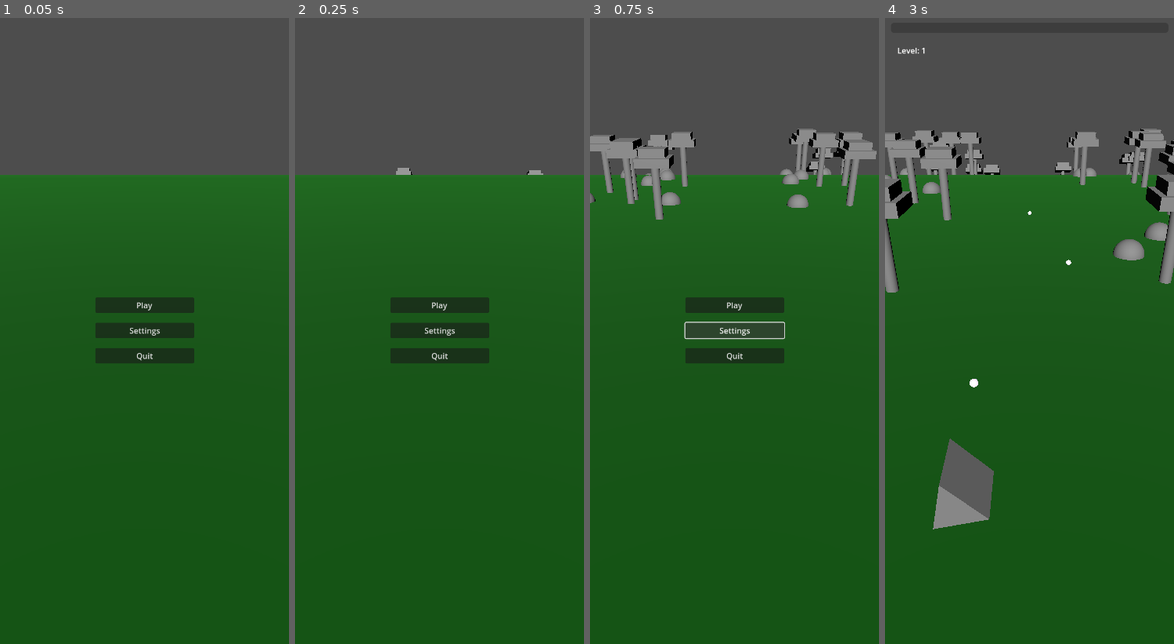
Above: before the commit, frames 1-4 (left to right).
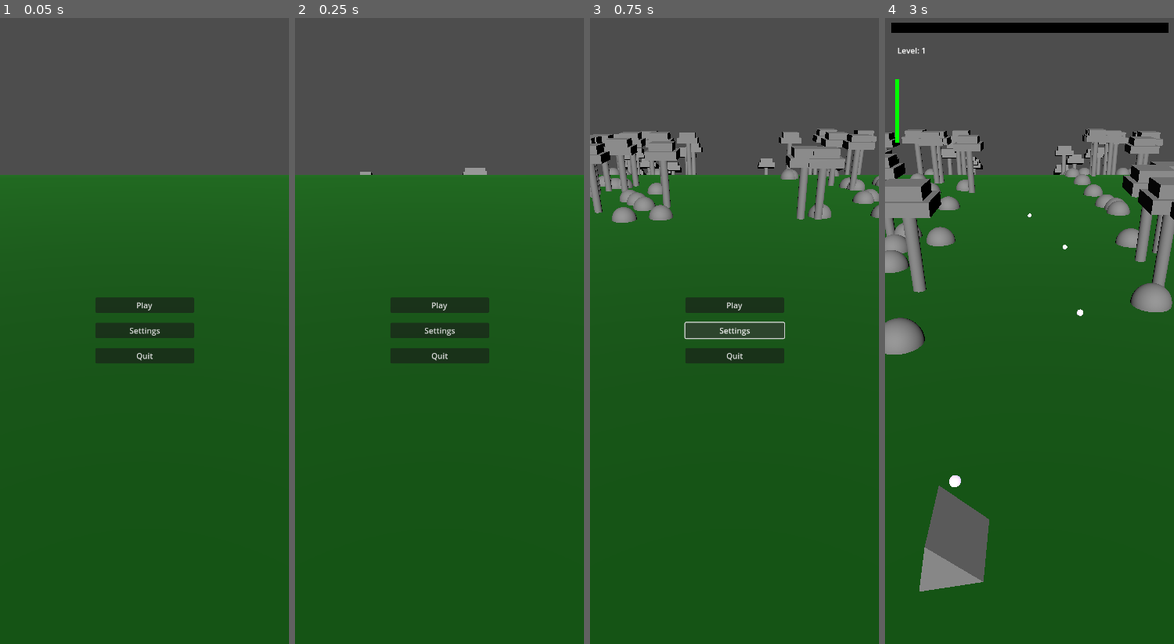
Above: after the commit, the same moments.

Repository: danbolleboom/GodotMobileGame
Game: Godot game, scene res://Scenes/world.tscn
The game is run twice, just before and just after one commit, with the same random seed, the same clock (stepped at 60 frames per second) and the same inputs.
Inputs (mouse positions are in pixels of both pictures, inside the frame that each line leads up to):
- Up to frame 1 (0.05 s): no input
- Up to frame 2 (0.25 s): no input
- Up to frame 3 (0.75 s): click "Settings" at 0.5 s
- Up to frame 4 (3 s): click "Play" at 1.25 s; move the mouse to (1093, 299) at 2.02 s; move the mouse to (971, 362) at 2.77 s

Frame 1 is identical in both runs. In frame 2, 0.2% of the frame differs, in the area x 22-86%, y 23-26%; in frame 3, 5.2%; in frame 4, 16%, in the area x 0-100%, y 0-92%.

Commit message:
Health bar, more enemies

Diff:
--- a/Scenes/enemy.tscn
+++ b/Scenes/Enemies/enemy_base.tscn
@@ -8,6 +8,8 @@
 [sub_resource type="PrismMesh" id="PrismMesh_1f0kj"]
 
 [node name="Enemy" instance=ExtResource("1_hghv2")]
+collision_layer = 4
+collision_mask = 3
 yOffset = 1.0
 
 [node name="MeshInstance3D" parent="." index="0"]
@@ -16,7 +18,7 @@
 
 [node name="EnemyData" type="Node" parent="." index="2"]
 script = ExtResource("2_1f0kj")
-maxHealth = 10.0
+maxHealth = 15.0
 deathParticles = ExtResource("4_287tu")
 contactDamage = 25.0
 
--- /dev/null
+++ b/Scenes/Enemies/enemy_big.tscn
@@ -0,0 +1,11 @@
+[gd_scene load_steps=2 format=3 uid="uid://b4mdaobiaclu1"]
+
+[ext_resource type="PackedScene" uid="uid://b6nr0kxkm8l3k" path="res://Scenes/Enemies/enemy_base.tscn" id="1_vpaip"]
+
+[node name="EnemyBig" instance=ExtResource("1_vpaip")]
+transform = Transform3D(1, 0, 0, 0, 1, 0, 0, 0, 1, 0, 0, 0)
+extraSpeed = -5.0
+
+[node name="EnemyData" parent="." index="2"]
+maxHealth = 30.0
+worth = 2
--- a/Scenes/UI/game_ui.tscn
+++ /dev/null
@@ -1,21 +0,0 @@
-[gd_scene load_steps=2 format=3 uid="uid://xx58mptroggy"]
-
-[ext_resource type="Script" uid="uid://bce6bd5bd3xmj" path="res://Scripts/UI/game_ui.gd" id="1_3fiko"]
-
-[node name="GameUI" type="Control"]
-layout_mode = 3
-anchors_preset = 15
-anchor_right = 1.0
-anchor_bottom = 1.0
-grow_horizontal = 2
-grow_vertical = 2
-script = ExtResource("1_3fiko")
-
-[node name="TopUI" type="Node" parent="."]
-
-[node name="LevelText" type="Label" parent="TopUI"]
-offset_left = 25.0
-offset_top = 25.0
-offset_right = 83.0
-offset_bottom = 48.0
-text = "Level: 1"
--- a/Scenes/UI/main_menu.tscn
+++ /dev/null
@@ -1,39 +0,0 @@
-[gd_scene load_steps=2 format=3 uid="uid://3syb28mxydwj"]
-
-[ext_resource type="Script" uid="uid://ck70o60e7cvpw" path="res://Scripts/UI/ui_manager.gd" id="1_nphyr"]
-
-[node name="MainMenu" type="Control"]
-layout_mode = 3
-anchors_preset = 15
-anchor_right = 1.0
-anchor_bottom = 1.0
-grow_horizontal = 2
-grow_vertical = 2
-script = ExtResource("1_nphyr")
-
-[node name="Buttons" type="VBoxContainer" parent="."]
-layout_mode = 1
-anchors_preset = 8
-anchor_left = 0.5
-anchor_top = 0.5
-anchor_right = 0.5
-anchor_bottom = 0.5
-offset_left = -100.0
-offset_top = -66.5
-offset_right = 100.0
-offset_bottom = 66.5
-grow_horizontal = 2
-grow_vertical = 2
-theme_override_constants/separation = 20
-
-[node name="Play" type="Button" parent="Buttons"]
-layout_mode = 2
-text = "Play"
-
-[node name="Settings" type="Button" parent="Buttons"]
-layout_mode = 2
-text = "Settings"
-
-[node name="Quit" type="Button" parent="Buttons"]
-layout_mode = 2
-text = "Quit"
--- a/Scenes/UI/ui_manager.tscn
+++ b/Scenes/UI/ui_manager.tscn
@@ -1,7 +1,19 @@
-[gd_scene load_steps=3 format=3 uid="uid://cn4bf5orw4u3"]
+[gd_scene load_steps=7 format=3 uid="uid://cn4bf5orw4u3"]
 
 [ext_resource type="Script" uid="uid://ck70o60e7cvpw" path="res://Scripts/UI/ui_manager.gd" id="1_x5yhv"]
 [ext_resource type="Script" uid="uid://bce6bd5bd3xmj" path="res://Scripts/UI/game_ui.gd" id="2_huwks"]
+
+[sub_resource type="StyleBoxFlat" id="StyleBoxFlat_huwks"]
+bg_color = Color(0, 0, 0, 1)
+
+[sub_resource type="StyleBoxFlat" id="StyleBoxFlat_1bij0"]
+bg_color = Color(1, 1, 1, 1)
+
+[sub_resource type="StyleBoxFlat" id="StyleBoxFlat_88ycu"]
+bg_color = Color(0, 0, 0, 1)
+
+[sub_resource type="StyleBoxFlat" id="StyleBoxFlat_04kky"]
+bg_color = Color(0, 1, 0, 1)
 
 [node name="UiManager" type="Node"]
 script = ExtResource("1_x5yhv")
@@ -34,6 +46,22 @@
 anchor_right = 0.98
 anchor_bottom = 0.033
 offset_bottom = -9.118
+theme_override_styles/background = SubResource("StyleBoxFlat_huwks")
+theme_override_styles/fill = SubResource("StyleBoxFlat_1bij0")
+show_percentage = false
+
+[node name="HealthBar" type="ProgressBar" parent="GameUI"]
+modulate = Color(0, 1, 0, 1)
+self_modulate = Color(0, 1, 0, 1)
+layout_mode = 1
+anchors_preset = -1
+anchor_top = 0.1
+anchor_right = 0.05
+anchor_bottom = 0.2
+offset_left = 20.0
+theme_override_styles/background = SubResource("StyleBoxFlat_88ycu")
+theme_override_styles/fill = SubResource("StyleBoxFlat_04kky")
+fill_mode = 3
 show_percentage = false
 
 [node name="MainMenu" type="Control" parent="."]
--- a/Scenes/game_director.tscn
+++ b/Scenes/game_director.tscn
@@ -15,10 +15,10 @@
 
 [node name="EnemySpawnData" type="Node" parent="."]
 script = ExtResource("2_dvpqc")
-startSpawnCooldown = 1.0
-cooldownMultiplierPerLevel = 0.95
-startEnemiesPerLevel = 30
-enemiesIncreasePerLevel = 15
+startSpawnCooldown = 1.5
+cooldownMultiplierPerLevel = 0.9
+startEnemiesPerLevel = 10
+enemiesIncreasePerLevel = 5
 
 [node name="Enemies" type="Node" parent="."]
 
--- a/Scenes/path_entity.tscn
+++ b/Scenes/path_entity.tscn
@@ -8,8 +8,8 @@
 
 [node name="PathEntity" type="Area3D"]
 transform = Transform3D(0.5, 0, 0, 0, 0.5, 0, 0, 0, 0.5, 0, 0, 0)
-collision_layer = 4
-collision_mask = 3
+collision_layer = 0
+collision_mask = 0
 script = ExtResource("1_2s0jw")
 
 [node name="MeshInstance3D" type="MeshInstance3D" parent="."]
--- a/Scenes/player.tscn
+++ b/Scenes/player.tscn
@@ -16,13 +16,14 @@
 movementLimits = Vector2(-2, 2)
 maxTilt = 30.0
 tiltReductionSpeed = 10.0
-startPosition = Vector3(0, 1, 0)
+startPosition = Vector3(0, 1, -10)
 
 [node name="Mesh" type="MeshInstance3D" parent="."]
 mesh = SubResource("PrismMesh_v0iea")
 
 [node name="AttackController" type="Node3D" parent="."]
 script = ExtResource("2_cvnsp")
+startCooldown = 0.4
 projectileScene = ExtResource("3_6t5aa")
 
 [node name="AttackSource" type="Node3D" parent="AttackController"]
--- a/Scenes/projectile.tscn
+++ b/Scenes/projectile.tscn
@@ -19,7 +19,7 @@
 [node name="ProjectileData" type="Node" parent="."]
 script = ExtResource("2_yr2qt")
 damage = 5
-pierce = 3
+pierce = 1
 speed = 15.0
 enemyDamageParticles = ExtResource("3_d4467")
 
--- a/Scenes/world.tscn
+++ b/Scenes/world.tscn
@@ -1,7 +1,7 @@
 [gd_scene load_steps=9 format=3 uid="uid://dnddunlw74rcw"]
 
 [ext_resource type="PackedScene" uid="uid://cyslwb6wi17bd" path="res://Scenes/game_director.tscn" id="2_5a7ea"]
-[ext_resource type="PackedScene" uid="uid://b6nr0kxkm8l3k" path="res://Scenes/enemy.tscn" id="2_go701"]
+[ext_resource type="PackedScene" uid="uid://b6nr0kxkm8l3k" path="res://Scenes/Enemies/enemy_base.tscn" id="2_go701"]
 [ext_resource type="PackedScene" uid="uid://cn4bf5orw4u3" path="res://Scenes/UI/ui_manager.tscn" id="5_fo5ed"]
 
 [sub_resource type="BoxShape3D" id="BoxShape3D_a02cp"]
--- a/Scripts/DirectorScripts/enemy_spawn_data.gd
+++ b/Scripts/DirectorScripts/enemy_spawn_data.gd
@@ -11,3 +11,6 @@
 func UpdateData(_level: int) -> void:
 	spawnCooldown = startSpawnCooldown * pow(cooldownMultiplierPerLevel, _level);
 	enemiesPerLevel = startEnemiesPerLevel + (enemiesIncreasePerLevel * _level)
+
+func LoadEnemies() -> void:
+	pass
--- a/Scripts/DirectorScripts/game_director.gd
+++ b/Scripts/DirectorScripts/game_director.gd
@@ -25,6 +25,20 @@
 	Constants.enemyDeadCallback = Callable(self, "EnemyDied");
 	Constants.gameDirector = self;
 
+	# Load enemies
+	var path = "Scenes/Enemies"
+	var dir = DirAccess.open(path)
+	if dir:
+		dir.list_dir_begin();
+		var fileName = dir.get_next();
+		while fileName != "":
+			if !dir.current_is_dir():
+				if fileName.get_extension() == "tscn":
+					var fullPath = path.path_join(fileName);
+					enemies.append(load(fullPath))
+			fileName = dir.get_next();
+
+
 func EnemyDied(_cost: int) -> void:
 		spawnsThisLevel += _cost;
 
@@ -41,11 +55,16 @@
 	spawnsThisLevel = 0;
 	level = 1;
 	spawnTimer = 0;
+	enemySpawnData.UpdateData(level);
+
 	Constants.uiManager.game.SetLevelProgress(0);
 
 	# Remove old enemies
 	for enemy in enemiesParent.get_children():
 		enemy.queue_free()
+
+	for projectile in get_tree().root.get_node("World/ProjectileParent").get_children():
+		projectile.queue_free();
 
 
 func EndGame() -> void:
@@ -60,7 +79,7 @@
 	decorationSpawnTimer += delta * (Constants.currentSpeed / Constants.baseSpeed);
 
 	if decorationSpawnTimer > decorationSpawnData.spawnCooldown:
-		for i in randi_range(decorationSpawnData.decorationsPerSpawn.x, decorationSpawnData.decorationsPerSpawn.x):
+		for i in randi_range(decorationSpawnData.decorationsPerSpawn.x, decorationSpawnData.decorationsPerSpawn.y):
 			var newDecoration = decorations[randi_range(0, decorations.size() - 1)].instantiate();
 			var spawnOffset = randf_range((mapData.gameWidth / 2) + mapData.gameBorderPadding, mapData.decorationAreaWidth / 2 - mapData.gameBorderPadding);
 			if randi_range(0, 1) == 1:
@@ -79,7 +98,7 @@
 	spawnTimer += delta;
 
 	if spawnTimer >= enemySpawnData.spawnCooldown:
-		var newEnemy = enemies[0].instantiate();
+		var newEnemy = enemies[randi_range(0, enemies.size() - 1)].instantiate();
 		newEnemy.xOffset = randf_range(-mapData.gameWidth / 2, mapData.gameWidth / 2);
 		enemiesParent.add_child(newEnemy);
 
--- a/Scripts/Globals/constants.gd
+++ b/Scripts/Globals/constants.gd
@@ -8,3 +8,4 @@
 var gameActive: bool = false;
 var gameDirector: Node;
 var uiManager: Node;
+var player: Node;
--- a/Scripts/UI/game_ui.gd
+++ b/Scripts/UI/game_ui.gd
@@ -1,9 +1,15 @@
 extends Node
+
+@export var lerpSpeed: float = 10.0;
 
 @onready var levelText = $TopUI/LevelText;
 @onready var progressBar: ProgressBar = $ProgressBar
+@onready var healthBar: ProgressBar = $HealthBar
 
 @onready var gameDirector = get_tree().root.get_node("World/GameDirector")
+
+var levelValue: float = 0.0;
+var healthValue: float = 0.0;
 
 # Called when the node enters the scene tree for the first time.
 func _ready() -> void:
@@ -14,5 +20,9 @@
 func _process(delta: float) -> void:
 	levelText.text = "Level: %d" % gameDirector.level;
 
+	# Lerp values
+	progressBar.value = lerp(progressBar.value, levelValue, lerpSpeed * delta);
+	healthBar.value = lerp(healthBar.value, healthValue, lerpSpeed * delta); # healthValue is set externally by player_data.gd
+
 func SetLevelProgress(_fill: float) -> void:
-	progressBar.value = _fill * 100;
+	levelValue = _fill * 100;
--- a/Scripts/enemy_data.gd
+++ b/Scripts/enemy_data.gd
@@ -3,10 +3,10 @@
 @export var maxHealth: float;
 @export var deathParticles: PackedScene;
 @export var contactDamage: float;
+@export var startLevel: int = 0; # Todo
+@export var worth: int = 1;
 
 @onready var currentHealth: float = maxHealth;
-
-var hitPlayer: bool = false;
 
 func Die() -> void:
 	# Death fx
@@ -15,7 +15,7 @@
 	particles.position = get_parent().position;
 	particles.get_node("Particles").emitting = true;
 
-	Constants.enemyDeadCallback.call(1);
+	Constants.enemyDeadCallback.call(worth);
 
 	get_parent().queue_free()
 
@@ -24,9 +24,3 @@
 
 	if currentHealth <= 0:
 		Die()
-
-
-func _on_enemy_area_entered(area: Area3D) -> void:
-	if !hitPlayer && area.has_node("PlayerData"):
-		area.get_node("PlayerData").Damage(contactDamage);
-		hitPlayer = true;
--- a/Scripts/player_data.gd
+++ b/Scripts/player_data.gd
@@ -5,7 +5,7 @@
 
 # Called when the node enters the scene tree for the first time.
 func _ready() -> void:
-	pass # Replace with function body.
+	Constants.uiManager.game.healthValue = currentHealth;
 
 
 # Called every frame. 'delta' is the elapsed time since the previous frame.
@@ -15,7 +15,10 @@
 func Damage(_damage: int) -> void:
 	currentHealth -= _damage;
 	if currentHealth <= 0:
+		Constants.uiManager.game.healthValue = 0;
 		Die();
+	else:
+		Constants.uiManager.game.healthValue = currentHealth;
 
 func Die() -> void:
 	Constants.gameDirector.EndGame();
--- a/Scripts/player_movement.gd
+++ b/Scripts/player_movement.gd
@@ -5,24 +5,33 @@
 @export var maxTilt: float;
 @export var tiltReductionSpeed: float;
 @export var startPosition: Vector3;
+@export var entranceSpeed: float = 5.0;
+@export var targetZ: float = -1.0;
 var pointerPosition: float = 0;
 var lastPosition: Vector3;
 var tilt: float = 0;
 
+@onready var playerData: Node = $PlayerData;
+
 # Called when the node enters the scene tree for the first time.
 func _ready() -> void:
 	position = startPosition;
-	pass # Replace with function body.
+	Constants.player = self;
 
+func GetHealthRatio() -> float:
+	return playerData.currentHealth as float / playerData.maxHealth;
 
 # Called every frame. 'delta' is the elapsed time since the previous frame.
 func _process(delta: float) -> void:
+	# Lerp to z == 0
+	position.z = lerp(position.z, targetZ, entranceSpeed * delta);
+
 	pointerPosition = ScreenPointToRay().x;
 
 	pointerPosition = clamp(pointerPosition, movementLimits.x, movementLimits.y);
 
 	lastPosition = position;
-	position = startPosition + Vector3(pointerPosition, 0, 0);
+	position = Vector3(pointerPosition, startPosition.y, position.z);
 
 	var dif = lastPosition.x - position.x;
 	if abs(dif) > abs(tilt): tilt = min(dif, maxTilt);
